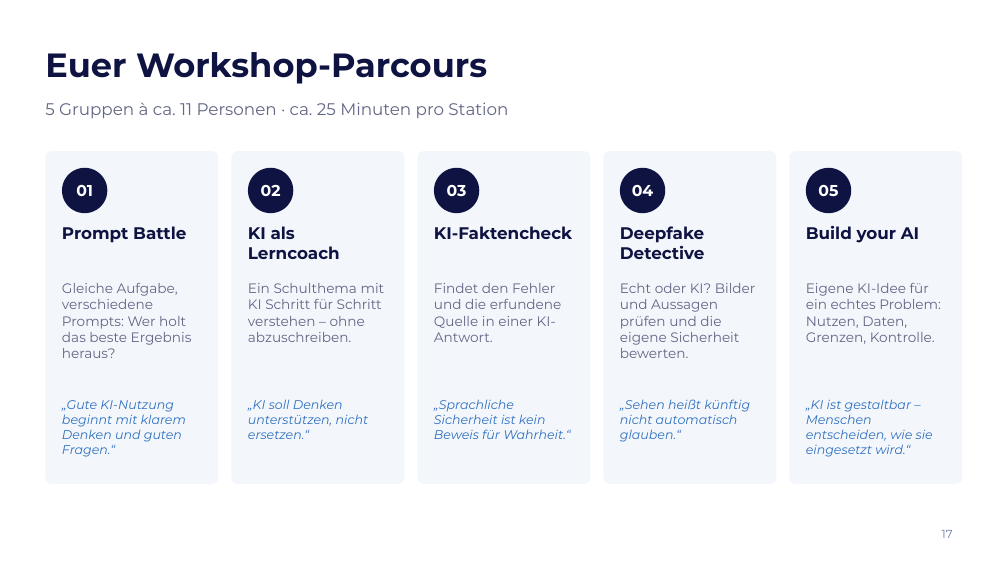
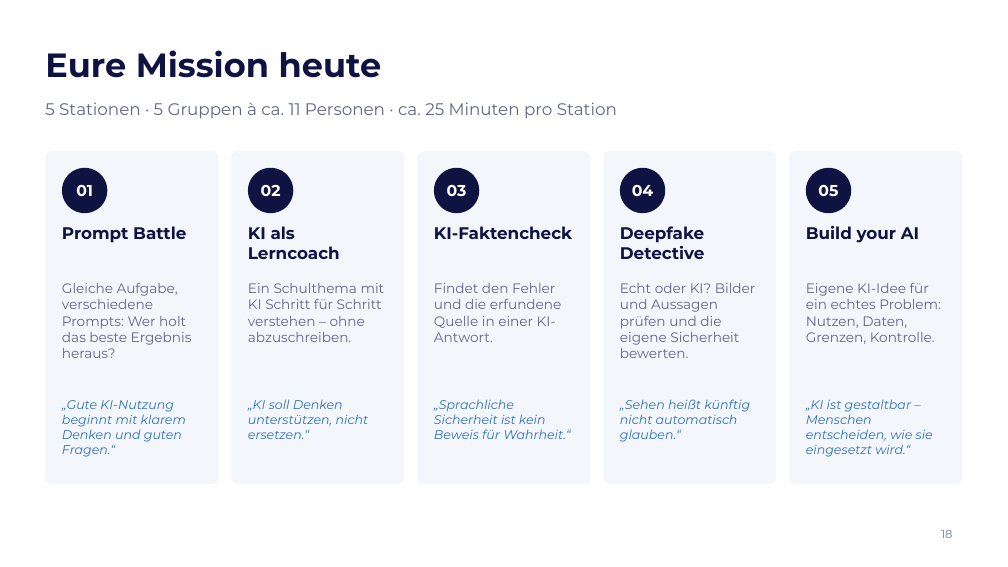
Before and after one commit to elias762/Advisory-board, a slide deck: slide 18 of ki-tag-gymnasium-sued/KI-Tag_Gymnasium-Sued_Impulsvortrag.pptx (slide 17 before the commit). Drawn at 1008x567 pixels with LibreOffice and Linux fonts; fonts in the diff are those of the drawing; background and template pictures are left out. Boxes give left, top, right and bottom in pixels: in the first picture for what was removed or moved away, otherwise in the second. Text is boxed around its words. In the diff, an @@ line names an element or a change of style, - is before the commit and + after.

```diff
--- a/ki-tag-gymnasium-sued/KI-Tag_Gymnasium-Sued_Impulsvortrag.pptx
+++ b/ki-tag-gymnasium-sued/KI-Tag_Gymnasium-Sued_Impulsvortrag.pptx
@@ title at (45, 50, 382, 78): text changed @@
-Euer Workshop-Parcours
+Eure Mission heute
@@ text at (45, 102, 617, 118): text changed @@
-5 Gruppen à ca. 11 Personen · ca. 25 Minuten pro Station
+5 Stationen · 5 Gruppen à ca. 11 Personen · ca. 25 Minuten pro Station
@@ page number at (941, 530, 953, 538): text changed @@
-17
+18
```
Also in this commit, not shown: 8 other slides changed, 8 slides added, 7 slides removed, 2 other files.
